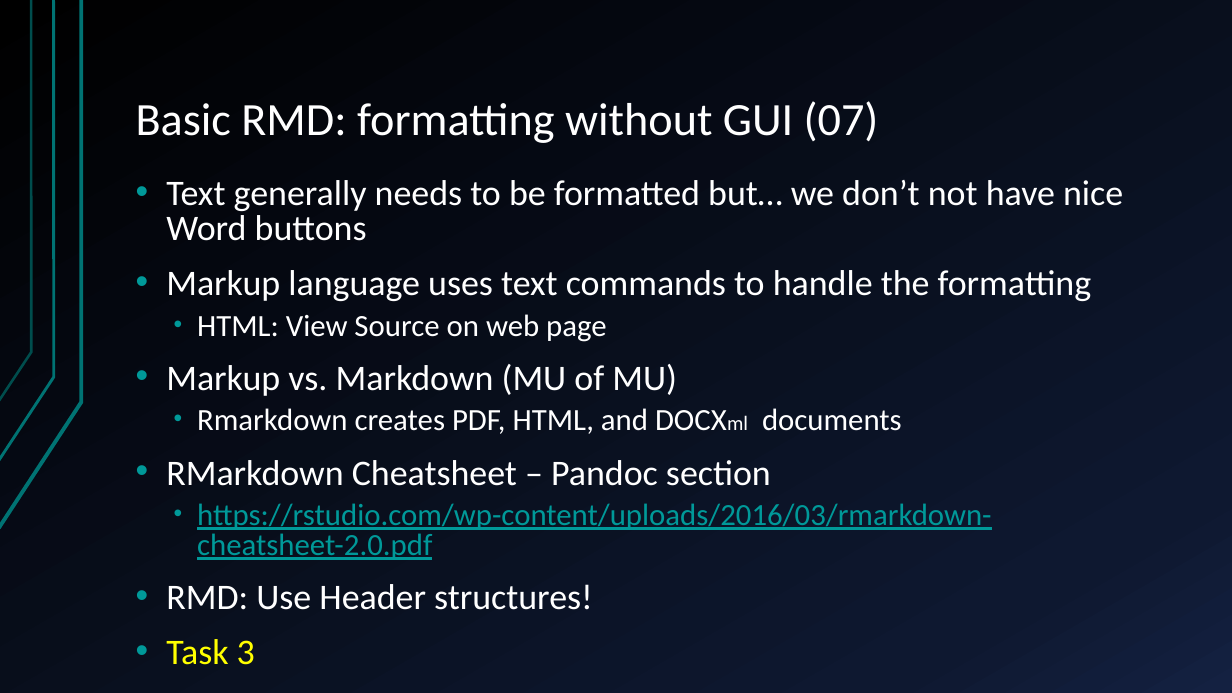
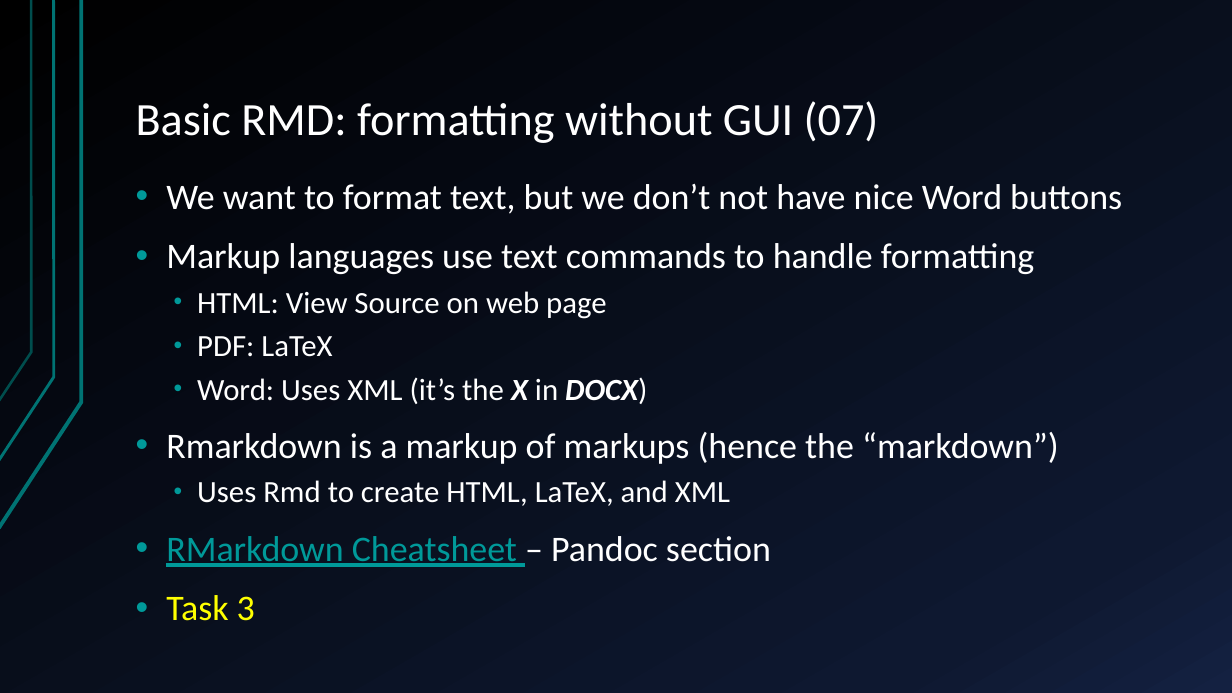
Before and after one commit to QFCatMSU/RMarkdown-Workshop-Material, a slide deck: slide 13 of docs/RMD-Presentation.pptx (slide 12 before the commit). Drawn at 1232x693 pixels with LibreOffice and Linux fonts; fonts in the diff are those of the drawing. Boxes give left, top, right and bottom in pixels: in the first picture for what was removed or moved away, otherwise in the second. Text is boxed around its words. In the diff, an @@ line names an element or a change of style, - is before the commit and + after.

Commit message:
Cleaned up documents -- minor changes to Rmd files

```diff
--- a/docs/RMD-Presentation.pptx
+++ b/docs/RMD-Presentation.pptx
@@ text at box(166, 184, 1122, 274): text changed @@
-• Text generally needs to be formatted but… we don’t not have nice Word buttons
-• Markup language uses text commands to handle the formatting
+• We want to format text, but we don’t not have nice Word buttons
+• Markup languages use text commands to handle formatting
@@ text at box(166, 291, 771, 621): text colour #FFFFFF to #009999, underline on in "RMarkdown Cheatsheet"; line spacing 0.8 to 0.9 @@
@@ text at box(166, 336, 1059, 506): text changed @@
-• Markup vs. Markdown (MU of MU)
-  • Rmarkdown creates PDF, HTML, and DOCXml documents
+  • PDF: LaTeX
+  • Word: Uses XML (it’s the X in DOCX)
+• Rmarkdown is a markup of markups (hence the “markdown”)
+  • Uses Rmd to create HTML, LaTeX, and XML
@@ text at box(166, 503, 992, 610): paragraphs removed @@
-  • https://rstudio.com/wp-content/uploads/2016/03/rmarkdown-cheatsheet-2.0.pdf
-• RMD: Use Header structures!
```
Also in this commit, not shown: 15 other slides changed, 1 slide added, 6 other files.
